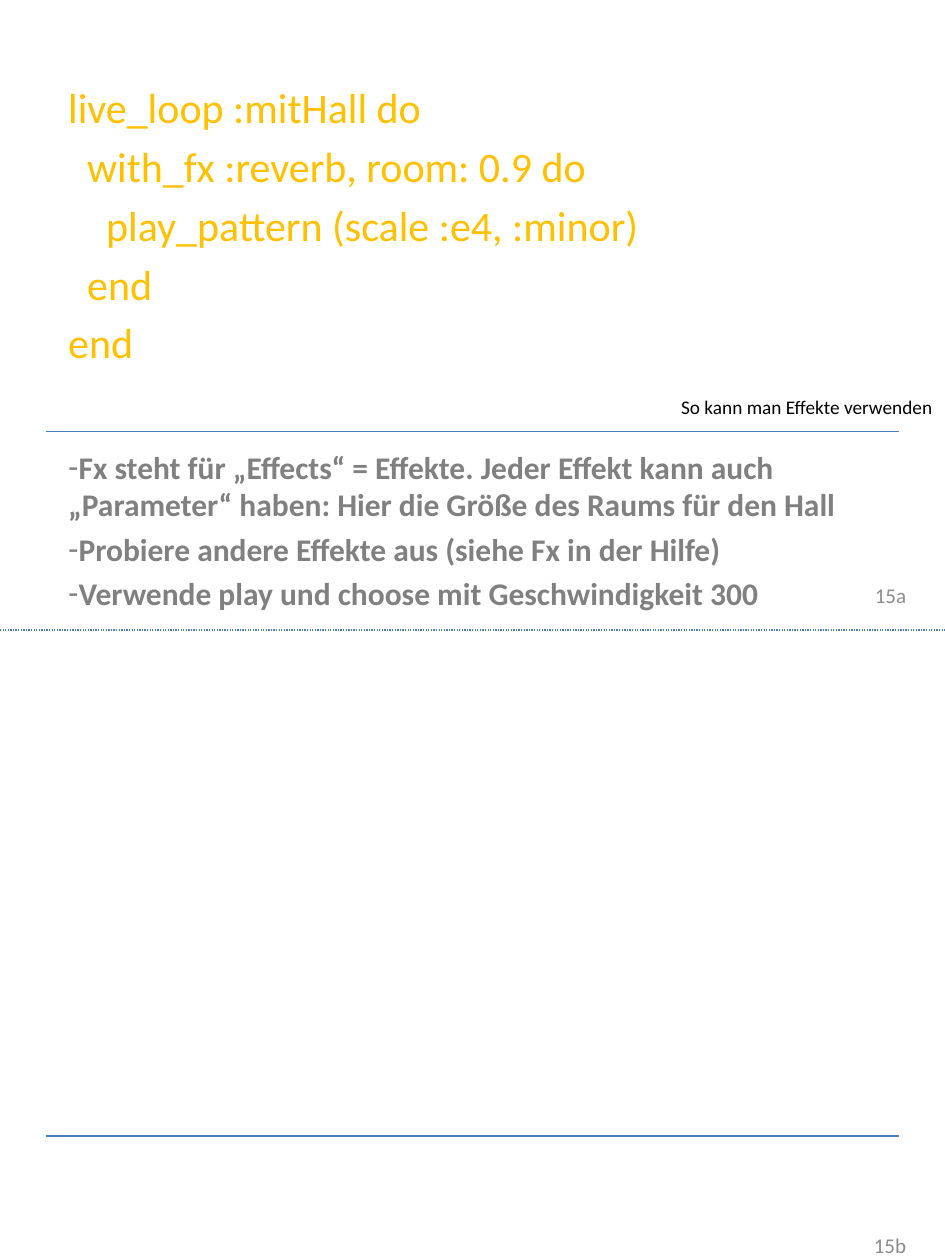
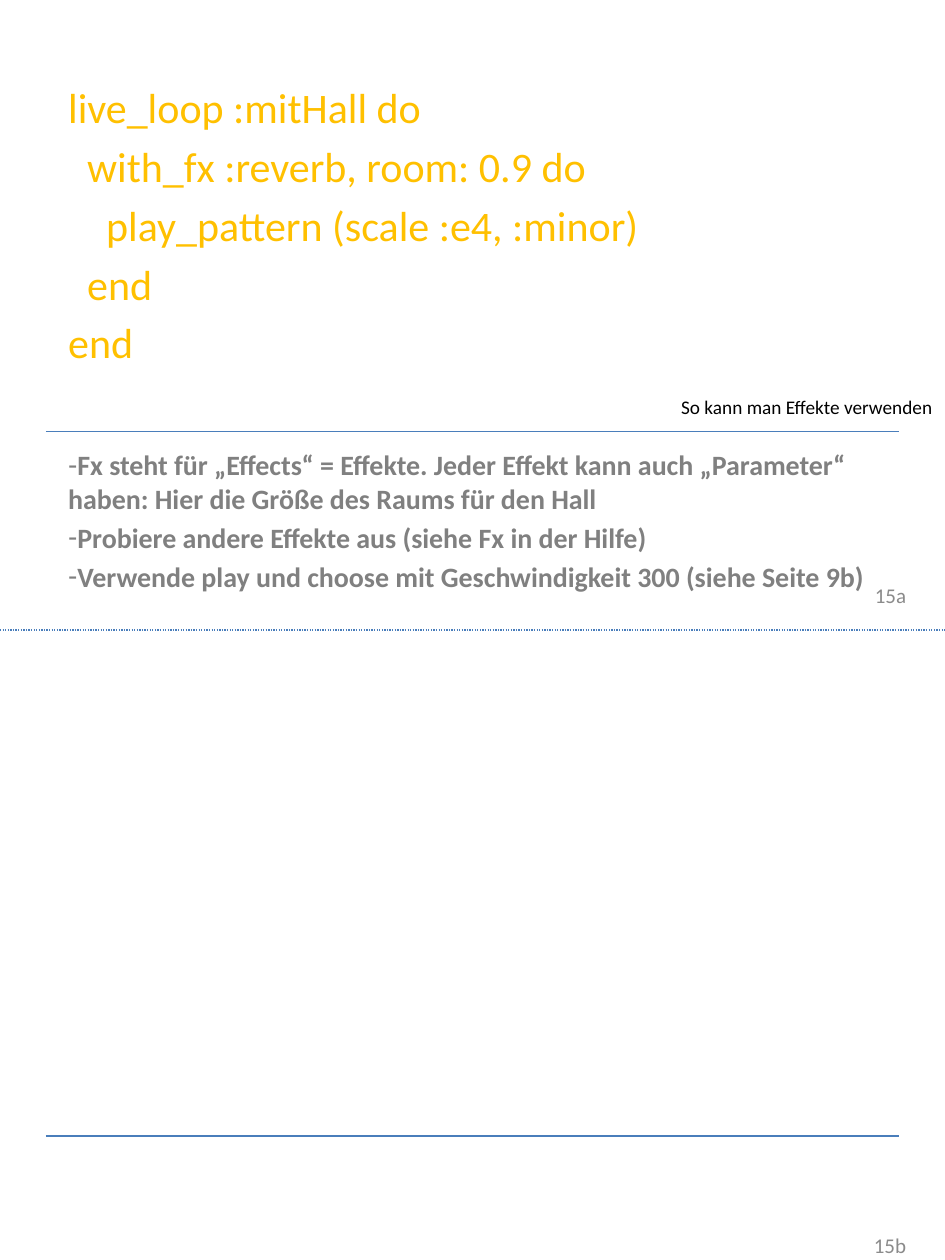
Before and after one commit to Devoxx4KidsDE/SonicPI, a slide deck: slide 15 of presentation/de/Sonic PI Workshop_de.pptx. Drawn at 945x1260 pixels with LibreOffice and Linux fonts; fonts in the diff are those of the drawing; background and template pictures are left out. Boxes give left, top, right and bottom in pixels: in the first picture for what was removed or moved away, otherwise in the second. Text is boxed around its words. In the diff, an @@ line names an element or a change of style, - is before the commit and + after.

```diff
--- a/presentation/de/Sonic PI Workshop_de.pptx
+++ b/presentation/de/Sonic PI Workshop_de.pptx
@@ text at <box>68,454,846,552</box>: size 18 to 16 pt in "Fx steht für „Effects“ = Effekte. Jeder ...", "Probiere andere Effekte aus (siehe Fx in ..." @@
@@ text at <box>77,566,864,592</box>: text changed; size 18 to 16 pt @@
-– Verwende play und choose mit Geschwindigkeit 300
+– Verwende play und choose mit Geschwindigkeit 300 (siehe Seite 9b)
```
Also in this commit, not shown: 2 other slides changed, 15 other files.
